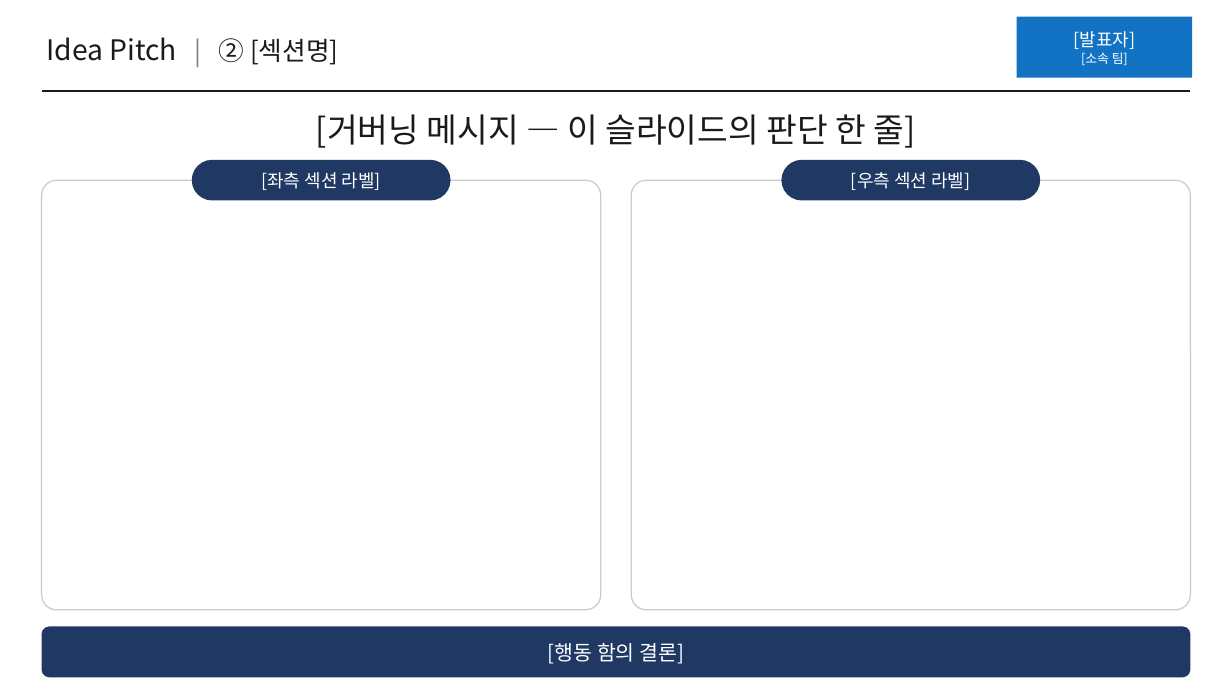
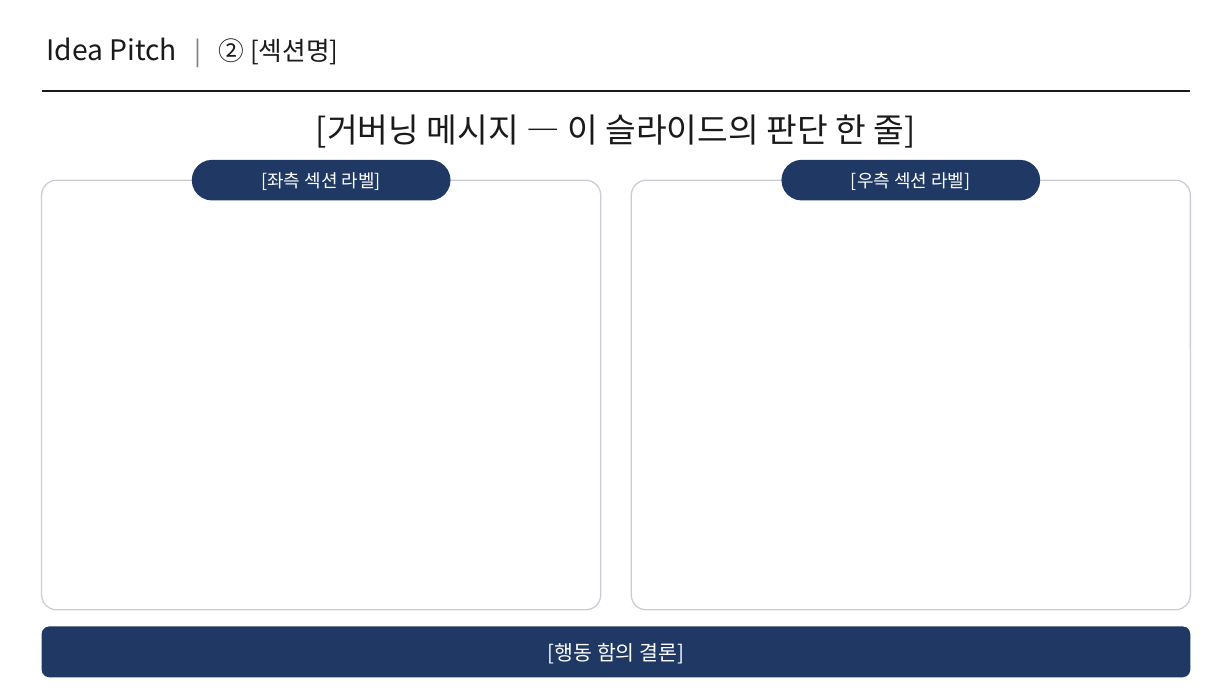
Before and after one commit to cscw95/idea-pitch-design-system, a slide deck: slide 8 of ppt/idea_pitch_template.pptx. Drawn at 1232x693 pixels with LibreOffice and Linux fonts; fonts in the diff are those of the drawing. Boxes give left, top, right and bottom in pixels: in the first picture for what was removed or moved away, otherwise in the second. Text is boxed around its words. In the diff, an @@ line names an element or a change of style, - is before the commit and + after.

```diff
--- a/ppt/idea_pitch_template.pptx
+++ b/ppt/idea_pitch_template.pptx
@@ rectangle removed at (1017,17,1192,78) @@
-[발표자]
-[소속 팀]
```
Also in this commit, not shown: 6 other slides changed, 18 other files.
